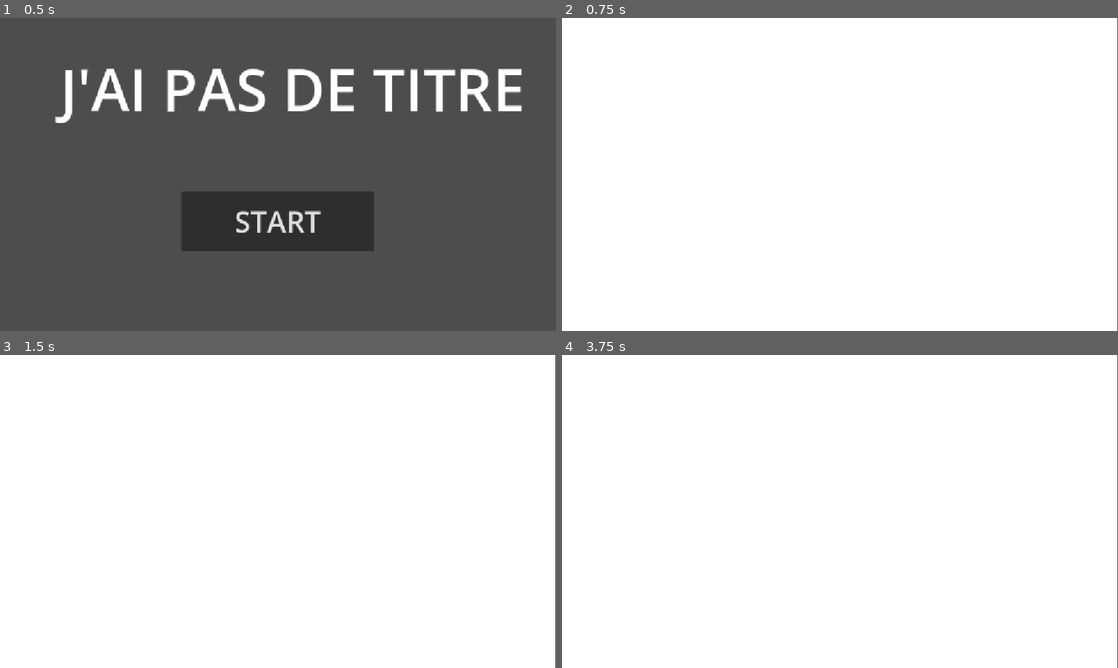
Above: before the commit, frames 1-4 (two rows, left to right).
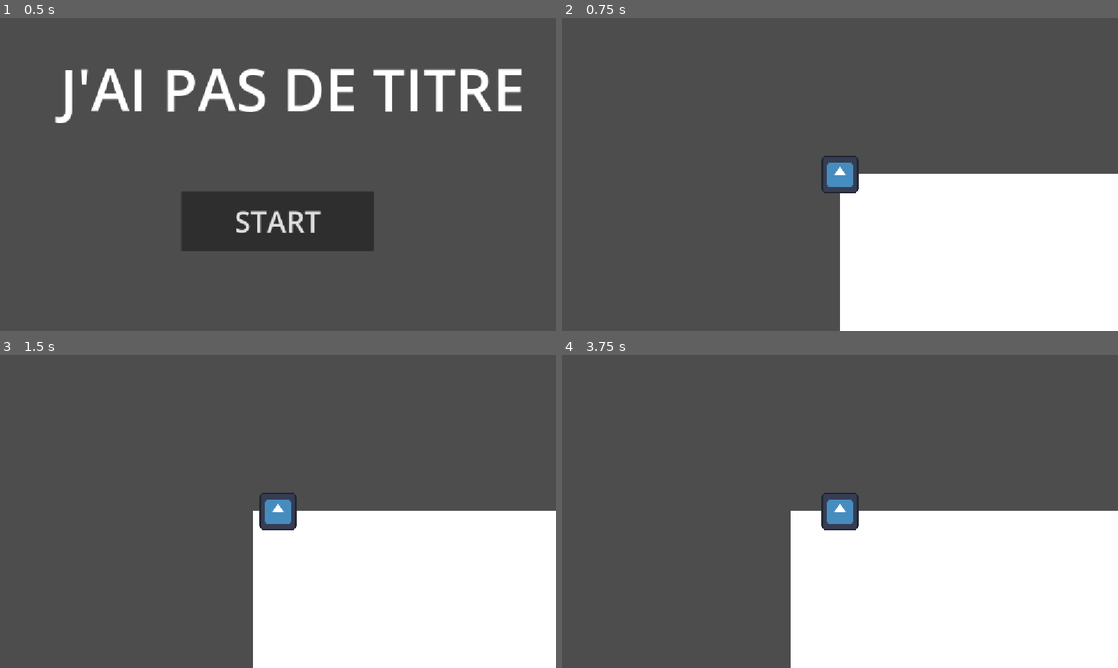
Above: after the commit, the same moments.

Repository: PandaMaki/game-jam-baudo
Game: Godot game, scene res://main.tscn
The game is run twice, just before and just after one commit, with the same random seed, the same clock (stepped at 60 frames per second) and the same inputs. The engine's default icon, where the game draws it, is replaced by a stand-in: a white triangle on a blue panel in a dark square.
Inputs:
- Up to frame 1 (0.5 s): no input
- Up to frame 2 (0.75 s): click "START" at 0.5 s
- Up to frame 3 (1.5 s): tap Enter at 1.25 s; hold D (right) from 1.28 s (still down)
- Up to frame 4 (3.75 s): tap Space at 2, 3.5 s; release D (right) at 2.03 s; hold S (down) 2.03-2.78 s; tap Enter at 2.75 s; hold D (right) 2.78-3.53 s; hold W (up) from 3.53 s (still down)

Frame 1 is identical in both runs. In frame 2, 75% of the frame differs, in the area x 0-100%, y 0-100%; in frame 3, 73%; in frame 4, 71%.

Commit message:
j'ai juste instancier joueur dans game

Diff:
--- a/game.tscn
+++ b/game.tscn
@@ -1,4 +1,6 @@
 [gd_scene format=3 uid="uid://4dmik4ep8dj4"]
+
+[ext_resource type="PackedScene" uid="uid://djy6kmhwv3xfe" path="res://scenes/player/player.tscn" id="1_80nbo"]
 
 [sub_resource type="Gradient" id="Gradient_mwb40"]
 colors = PackedColorArray(1, 1, 1, 1, 1, 1, 1, 1)
@@ -12,3 +14,5 @@
 position = Vector2(574.5, 324.375)
 scale = Vector2(4.4960938, 649.25)
 texture = SubResource("GradientTexture1D_ssvtb")
+
+[node name="Player" parent="." unique_id=872593450 instance=ExtResource("1_80nbo")]
Not shown: 1 places in main.tscn that only renumber resources
